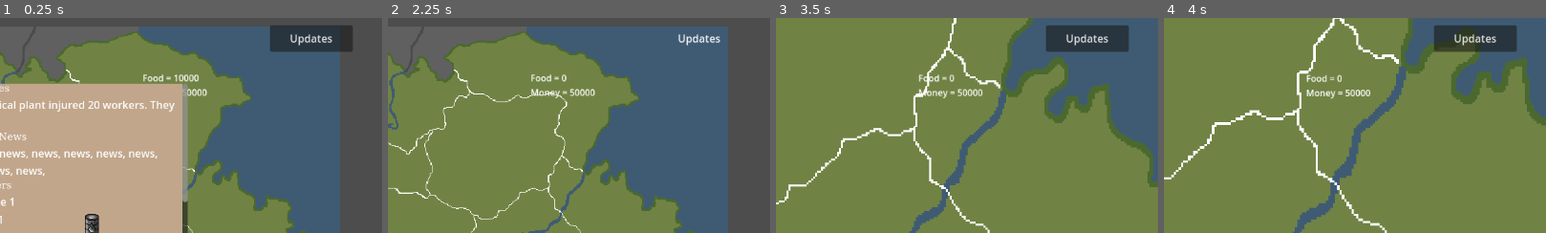
Above: before the commit, frames 1-4 (left to right).
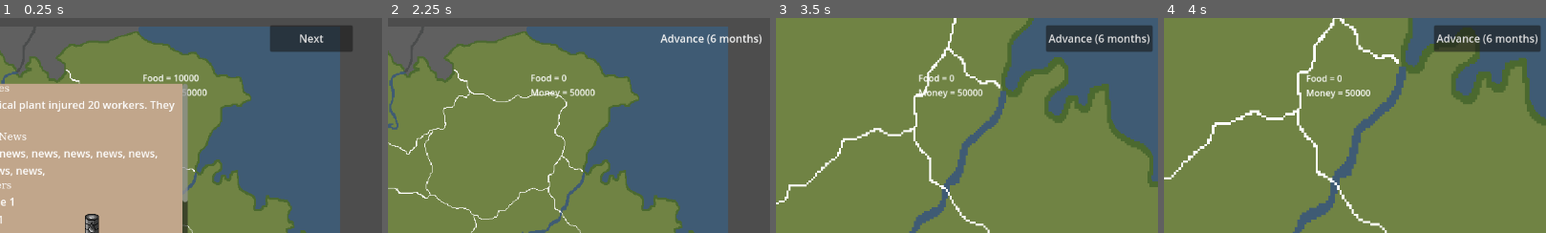
Above: after the commit, the same moments.

Repository: mccoogp/WeatherInc
Game: Godot game, scene res://world.tscn
Same seed, same stepped clock (60 frames per second), same inputs: the game is played once before the commit and once after it. The engine's default icon, where the game draws it, is replaced by a stand-in: a white triangle on a blue panel in a dark square.
Inputs (mouse positions are % of the whole screen's width and height, from its top left):
- Up to frame 1 (0.25 s): no input
- Up to frame 2 (2.25 s): click "Updates" (after the commit: "Next") at 0.5 s; click "Updates" (after the commit: "Advance (6 months)") at 1.25 s; click "Updates" (after the commit: "Next") at 2 s
- Up to frame 3 (3.5 s): tap Enter at 2.75 s; move the mouse to (72, 45) at 2.77 s; hold Right from 2.78 s (still down); hold X from 2.78 s (still down); click (72, 45) at 2.92 s
- Up to frame 4 (4 s): move the mouse to (30, 55) at 3.52 s; release Right at 3.53 s; release X at 3.53 s; hold Down from 3.53 s (still down); tap Enter at 3.6 s
The pictures show only the part of the screen within x 50-100%, y 0-50%; the shares and areas given below are measured in that part.

The runs differ from the first frame. In frame 1, 0.3% of the frame differs, in the area x 76-87%, y 7-13%; in frame 2, 0.6%; in frame 3, 1.2%, in the area x 71-99%, y 3-16%; in frame 4, 1.2%.

Commit message:
Added function to get overall popularity across all districts

Diff:
--- a/news.gd
+++ b/news.gd
@@ -3,3 +3,4 @@
 
 @export var clicked = false
 @export var hide = false
+@export var text = "Next"
--- a/update_btn.gd
+++ b/update_btn.gd
@@ -8,7 +8,7 @@
 
 # Called every frame. 'delta' is the elapsed time since the previous frame.
 func _process(delta: float) -> void:
-	pass
+	self.text = $"..".text
 
 func _pressed():
 	pass # only triggers when button is lifted up
--- a/world.gd
+++ b/world.gd
@@ -27,6 +27,8 @@
 var checkprod = false
 var factories = 0
 var activatefact = false
+var energyprod = 0
+
 
 var frame = 0
 
@@ -54,6 +56,16 @@
 			totalvotes += districts[district].votes
 
 	return totalvotes
+
+
+func GenPopularity(random = 0):
+	var totalpopulation = 0
+	var popularity = 0
+	for district in 16:
+		totalpopulation += districts[district].population
+		popularity += districts[district].population * (districts[district].popularity + (randf_range(-1,1) * random))
+	return popularity/totalpopulation
+
 
 
 func popularity_down(district):
@@ -331,12 +343,17 @@
 		phase += 1
 		if phase == 2:
 			$CanvasLayer/News.hide = true
+			if year % 4 == 0:
+				$CanvasLayer/News.text = "Election"
+			else:
+				$CanvasLayer/News.text = "Advance (6 months)"
 
 		if phase == 3:
 			if year % 4 == 0:
 				print(ElectResults(5))
 			else:
 				phase += 1
+			$CanvasLayer/News.text = "Advance (6 months)"
 		if phase == 4:
 			year += 1
 			factories = 0
@@ -356,6 +373,10 @@
 				districts[district].tax = districts[district].newtax
 
 			#production
+			for district in 16:
+				if "oil" in districts[district].product:
+					energyprod +=  districts[district].productivity * districts[district].population * districts[district].setup
+
 			for district in 16:
 				totalpop += districts[district].population
 				if "grain" in districts[district].product:
@@ -398,6 +419,7 @@
 					districts[district].population -= moving
 
 			print(totalpop)
+			print(GenPopularity(10))
 
 
 			#disasters
@@ -412,7 +434,9 @@
 
 
 			$CanvasLayer/News.hide = false
+			$CanvasLayer/News.text = "Next"
 			phase = 1
+
 
 			#news stuff
 			$CanvasLayer/News/ScrollContainer/TextureRect/VBoxContainer/Production_title/Temp.text = "Average surface\ntempurature: " + str(temp) + "°F"
